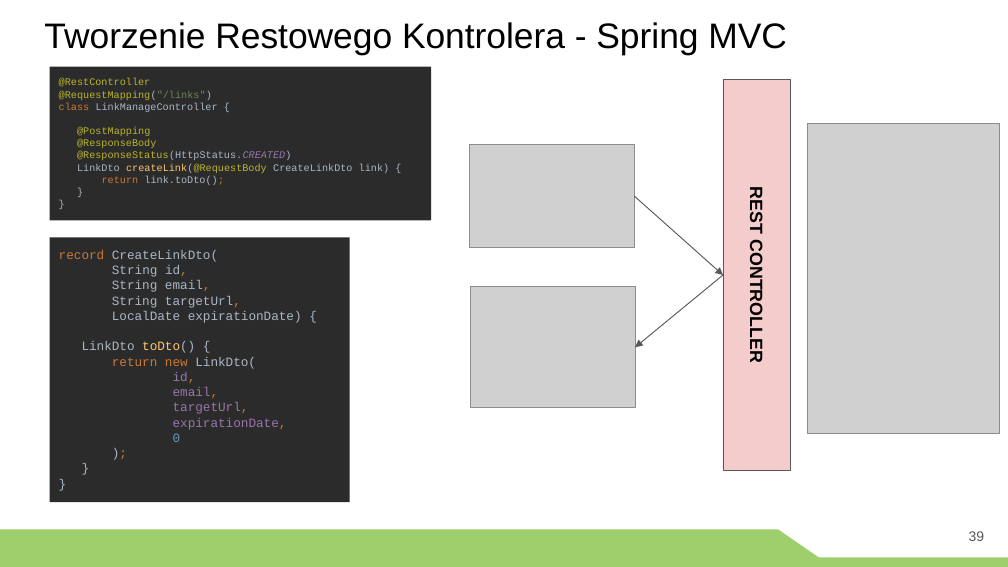
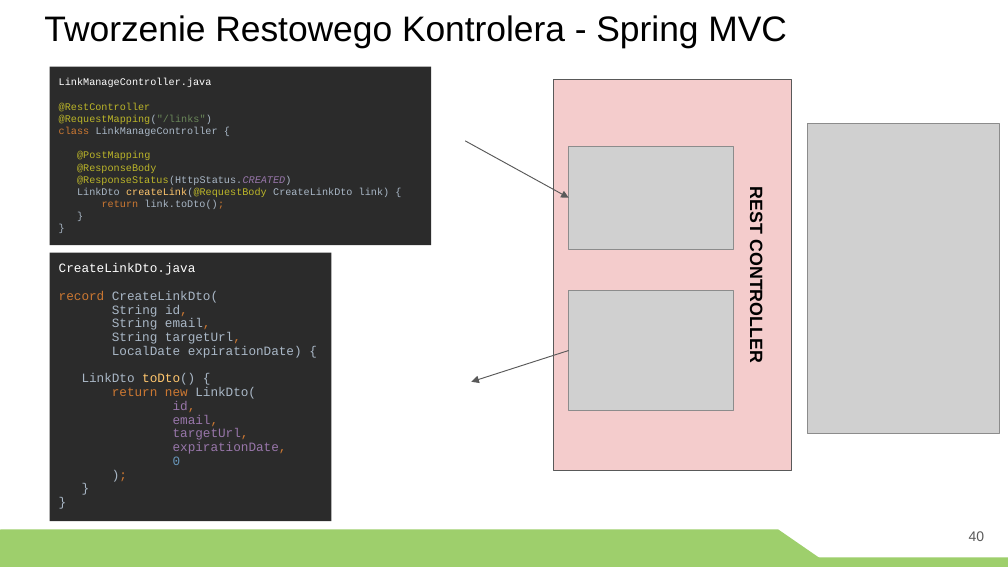
Before and after one commit to greencashew/warsztaty-podstawy-springa, a slide deck: slide 40 of prezentacja/szkolenie spring.pptx (slide 39 before the commit). Drawn at 1008x567 pixels with LibreOffice and Linux fonts; fonts in the diff are those of the drawing; grey boxes stand for pictures. Boxes give left, top, right and bottom in pixels: in the first picture for what was removed or moved away, otherwise in the second. Text is boxed around its words. In the diff, an @@ line names an element or a change of style, - is before the commit and + after.

Commit message:
Update presentation

```diff
--- a/prezentacja/szkolenie spring.pptx
+++ b/prezentacja/szkolenie spring.pptx
@@ title "Tworzenie Restowego Kontrolera - Spring ...": place and size @@
-title "Tworzenie Restowego Kontrolera - Spring ..." at [44, 22, 787, 56]
+title "Tworzenie Restowego Kontrolera - Spring ..." at [44, 15, 787, 48]
@@ rectangle "LinkManageController.java": place and size @@
-rectangle "LinkManageController.java" at [49, 67, 431, 220]
+rectangle "LinkManageController.java" at [49, 67, 431, 245]
@@ text in rectangle at [59, 78, 212, 87]: paragraph added @@
+LinkManageController.java
@@ rectangle: place and size @@
-rectangle at [724, 80, 791, 471]
+rectangle at [554, 80, 792, 471]
@@ arrow moved from (724, 275) - (636, 348) to (466, 141) - (569, 198) @@
@@ picture: place and size @@
-picture at [470, 145, 635, 248]
+picture at [569, 146, 734, 250]
@@ arrow removed from (635, 196) to (724, 275) @@
@@ rectangle "CreateLinkDto.java": place and size @@
-rectangle "CreateLinkDto.java" at [49, 238, 349, 503]
+rectangle "CreateLinkDto.java" at [49, 252, 331, 521]
@@ text in rectangle at [59, 263, 196, 275]: paragraph added @@
+CreateLinkDto.java
@@ text in rectangle at [59, 291, 302, 465]: line spacing 1 to 0.9 @@
@@ picture: place and size @@
-picture at [471, 287, 636, 408]
+picture at [569, 290, 734, 411]
@@ arrow added from (569, 350) to (472, 382), #595959 0.75 pt @@
@@ page number at [969, 531, 985, 541]: text changed @@
-39
+40
```
Also in this commit, not shown: 14 other slides changed, 1 slide added, 1 other file.
